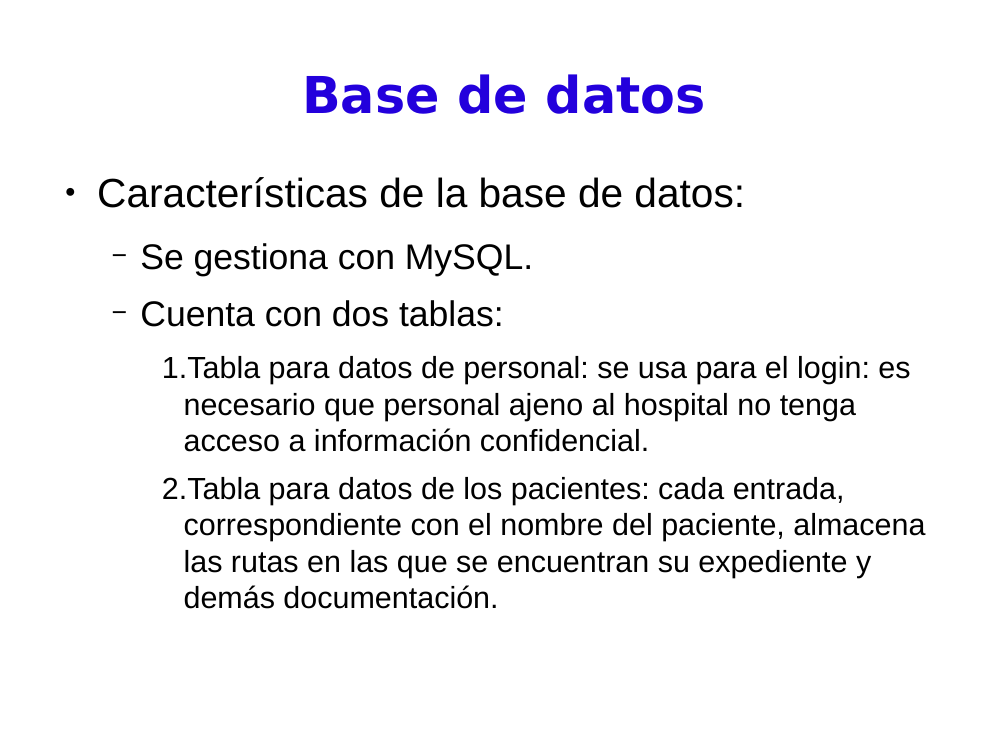
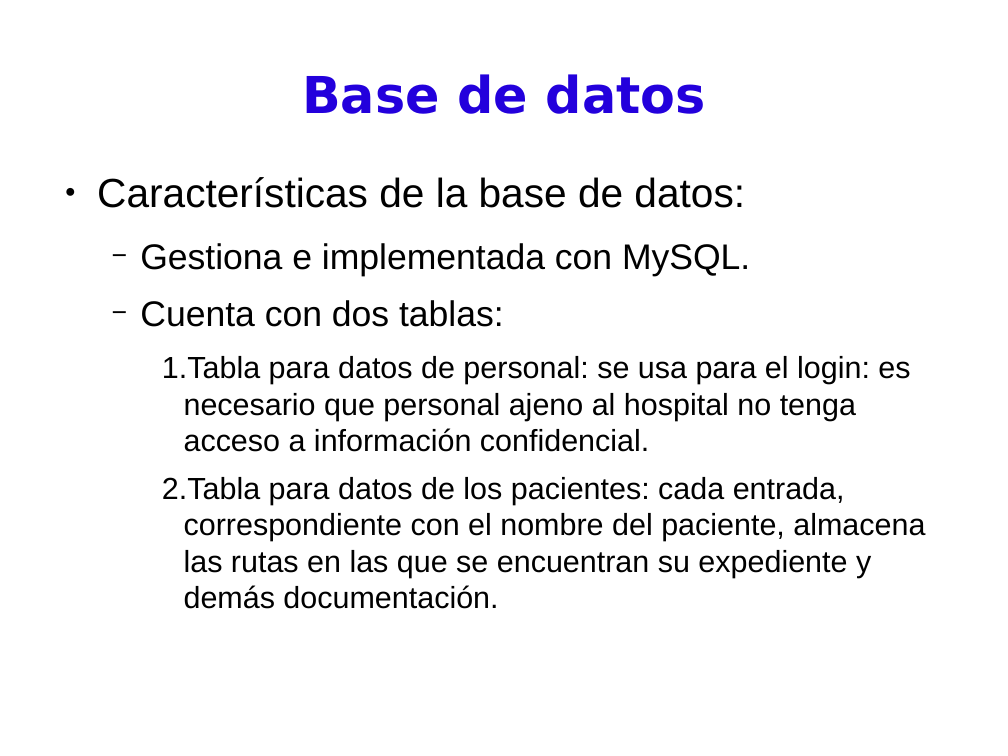
Before and after one commit to BackupTheBerlios/pdassii, a slide deck: slide 12 of Documentos/presentación.odp. Drawn at 1008x756 pixels with LibreOffice and Linux fonts; fonts in the diff are those of the drawing. Boxes give left, top, right and bottom in pixels: in the first picture for what was removed or moved away, otherwise in the second. Text is boxed around its words. In the diff, an @@ line names an element or a change of style, - is before the commit and + after.

```diff
--- a/Documentos/presentación.odp
+++ b/Documentos/presentación.odp
@@ text at (140, 243, 750, 276): text changed @@
-  − Se gestiona con MySQL.
+  − Gestiona e implementada con MySQL.
```
Also in this commit, not shown: 11 other slides changed, 3 slides added, 7 slides removed.
